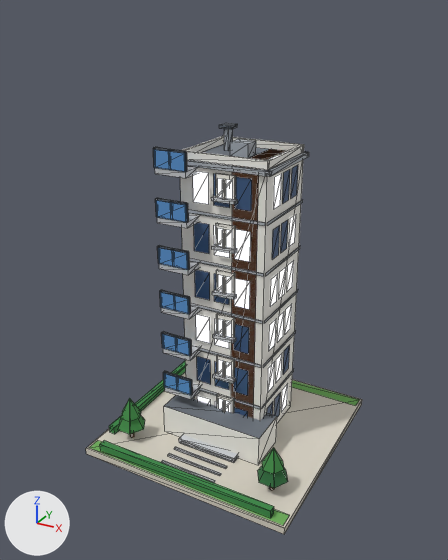
The glTF model public/models/07.glb as it was, and as the next commit left it.
Both versions are drawn from a 50 mm camera at (1.13, -2.14, 1.82) aimed at (-0.01, -0.06, 0.78). The axes (+X, +Y, +Z) are drawn at lower left. The lights are the same throughout. The older version comes first. Mesh edges are drawn as thin lines. Vertices at exactly the same position are counted once.

Names of what the first picture shows: 'b07'.
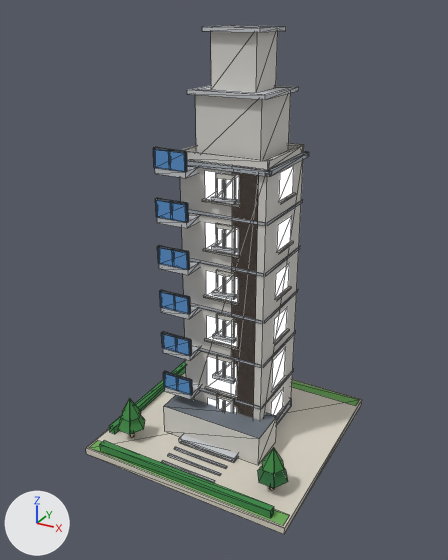
Pixel boxes [x1, y1, x2, y2] of what changed, in the pictures (448 x 560 px; the box of a moved part takes in the faces that stretch with it):
'b07', surface changed, reshaped (24% taller): before [86, 123, 362, 534]; after [86, 25, 362, 534]
part 1 of me_b07, moved or reshaped: before [230, 139, 256, 158]; after [195, 93, 291, 160]
part 2 of me_b07, moved or reshaped: before [219, 123, 238, 129]; after [211, 31, 278, 92]
part 3 of me_b07, added (mostly hidden): after [277, 398, 292, 424]
part 4 of me_b07, added: after [187, 85, 299, 100]
part 5 of me_b07, added: after [202, 25, 286, 32]
part 6 of me_b07, rebuilt: before [274, 392, 281, 417]; after [271, 387, 284, 415]
part 7 of me_b07, rebuilt: before [277, 312, 284, 342]; after [274, 308, 287, 342]
part 8 of me_b07, rebuilt (107% wider, 41% taller): before [215, 362, 229, 390]; after [207, 356, 237, 396]
part 9 of me_b07, rebuilt (88% wider, 9% taller): before [279, 267, 286, 299]; after [275, 263, 289, 298]
part 10 of me_b07, rebuilt (100% wider): before [214, 226, 230, 258]; after [205, 222, 238, 255]
part 11 of me_b07, rebuilt (106% wider): before [214, 274, 229, 305]; after [206, 271, 238, 303]
part 12 of me_b07, rebuilt (not visible before): after [208, 398, 237, 413]
part 13 of me_b07, deleted: before [193, 129, 298, 417]
part 14 of me_b07, added: after [202, 166, 296, 419]

What changed in the scene script:
```text
Change mat_wall_white:
    where n2 = _N.new('ShaderNodeMix'); n2.name = 'Mix'
    n2.inputs[7].default_value: (0.896, 0.88, 0.823, 1.0) -> (0.68, 0.658, 0.617, 1.0)  # 'B', white #f3f1ea -> 'B', light grey #d7d4ce
Change mat_wall_wood:
    where n2 = _N.new('ShaderNodeMix'); n2.name = 'Mix'
    n2.inputs[7].default_value: (0.392, 0.138, 0.0423, 1.0) -> (0.342, 0.25, 0.209, 1.0)  # 'B', brown #a8683a -> 'B', brown #9e897e
Change mat_white:
    where n2 = _N.new('ShaderNodeMix'); n2.name = 'Mix'
    n2.inputs[7].default_value: (0.88, 0.855, 0.791, 1.0) -> (0.617, 0.597, 0.552, 1.0)  # 'B', white #f1eee6 -> 'B', light grey #cecbc4
Add mat_glow_window_res:
    mat_glow_window_res = bpy.data.materials.new('glow_window_res')
    # nodes: BsdfPrincipled, Mix, OutputMaterial, VertexColor
    # colours: blue #3d5a82, mixed with the vertex colours
Change me_b07:
    remove me_b07.from_pydata(...)  # 1155 vertices, 1166 faces; spans x -0.48..0.48, y -0.48..0.48, z 0.0..1.385
    add me_b07.from_pydata(...)  # 1118 vertices, 1178 faces; spans x -0.48..0.48, y -0.48..0.48, z 0.0..1.758
    me_b07 part 1: the loose piece of 8 vertices spanning x -0.04..0.04, y 0.045..0.115, z 1.28..1.335 is scaled about its middle by (3.51, 3.7, 4.73), then moved by (0.0, 0.0, 0.099), in mat_wall_white
    me_b07 part 2: the loose piece of 8 vertices spanning x -0.127..-0.072, y 0.112..0.168, z 1.37..1.385 is scaled about its middle by (3.45, 3.18, 14.7), then moved by (0.1, -0.06, 0.269), in mat_wall_white
    me_b07 part 3: the loose piece of 8 vertices spanning x -0.48..0.48, y -0.48..0.48, z 0.0..0.03 is copied, and the copy is scaled about its middle by (0.402, 0.371, 1.53), then moved by (0.0, 0.08, 0.038), in mat_slab; it spans x -0.193..0.193, y -0.098..0.258, z 0.03..0.076
    me_b07 part 4: the loose piece of 8 vertices spanning x -0.04..0.04, y 0.045..0.115, z 1.28..1.335 is copied, and the copy is scaled about its middle by (4.08, 4.34, 0.273), then moved by (0.0, 0.0, 0.223), in mat_concrete; it spans x -0.163..0.163, y -0.072..0.232, z 1.523..1.538
    me_b07 part 5: the loose piece of 8 vertices spanning x -0.04..0.04, y 0.045..0.115, z 1.28..1.335 is copied, and the copy is scaled about its middle by (2.94, 3.14, 0.273), then moved by (0.0, 0.0, 0.442), in mat_concrete; it spans x -0.117..0.117, y -0.03..0.19, z 1.742..1.758
    me_b07 part 6: the loose piece of 4 vertices spanning x 0.193, y 0.048..0.112, z 0.072..0.197 is rebuilt with 4 vertices and now spans x 0.193, y 0.013..0.147, z 0.09..0.203, in mat_glow_window_res
    me_b07 part 7: the loose piece of 4 vertices spanning x 0.193, y 0.048..0.112, z 0.488..0.613 is rebuilt with 4 vertices and now spans x 0.193, y 0.013..0.147, z 0.507..0.62, in mat_glow_window_res
    me_b07 part 8: the loose piece of 4 vertices spanning x -0.035..0.035, y -0.098, z 0.28..0.405 is rebuilt with 4 vertices and now spans x -0.075..0.075, y -0.098, z 0.261..0.42, in mat_glow_window_res
    me_b07 part 9: the loose piece of 4 vertices spanning x 0.193, y 0.048..0.112, z 0.697..0.822 is rebuilt with 4 vertices and now spans x 0.193, y 0.013..0.147, z 0.715..0.828, in mat_glow_window_res
    me_b07 part 10: the loose piece of 4 vertices spanning x -0.035..0.035, y -0.098, z 0.905..1.03 is rebuilt with 4 vertices and now spans x -0.075..0.075, y -0.098, z 0.924..1.036, in mat_glow_window_res
    me_b07 part 11: the loose piece of 4 vertices spanning x -0.035..0.035, y -0.098, z 0.697..0.822 is rebuilt with 4 vertices and now spans x -0.075..0.075, y -0.098, z 0.715..0.828, in mat_glow_window_res
    me_b07 part 12: the loose piece of 4 vertices spanning x -0.035..0.035, y -0.098, z 0.072..0.197 is rebuilt with 4 vertices and now spans x -0.075..0.075, y -0.098, z 0.09..0.203, in mat_glow_window_res
    me_b07 part 13: 62 loose pieces with 257 vertices, spanning x -0.193..0.193, y -0.098..0.258, z 0.072..1.37, are deleted
    me_b07 part 14: 196 vertices added at x -0.204..0.204, y -0.108..0.269, z 0.083..1.245
    other edits to the shape of me_b07 do not show in these pictures
    remove me_b07.materials.append(mat_glass_dark)
    remove me_b07.materials.append(mat_metal)
    add me_b07.materials.append(mat_glow_window_res)
```
